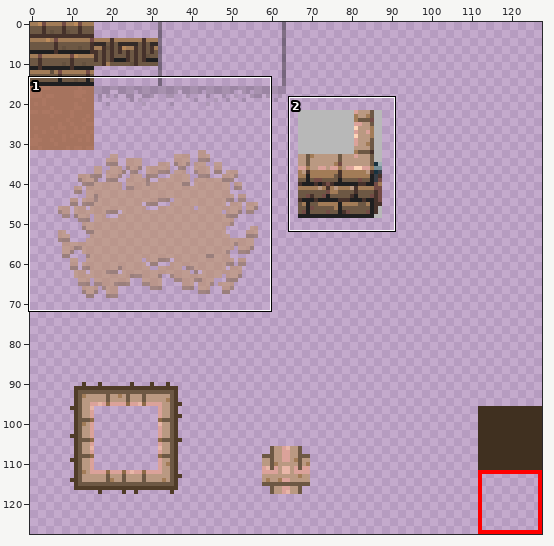
File history of a sprite sheet, assets/sprites/dungeon.png. Above, an overview of the earlier version with the close-up marked.
Close-up. Old version:
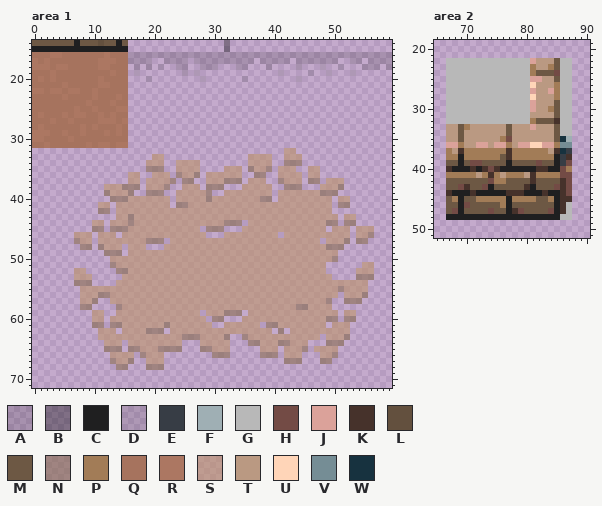
The file is 128x128 pixels. Colours within 5 levels of each other are drawn and written as one. Shown: area 1: x 0..59, y 14..71; area 2: x 65..90, y 19..51.
Palette (. is transparent): A #00000026  B #00000059  C #1f1f20  D #33333326  E #373d45  F #9fafb4  G #b8b8b8  H #734b45  J #dba29a  K #46322b  L #63503e  M #6d5844  N #886b4f99  P #a27c57  Q #a6735e  R #ac7762  S #bc926999  T #ba9982  U #ffd5b8  V #758d95  W #17323f
Once edited:
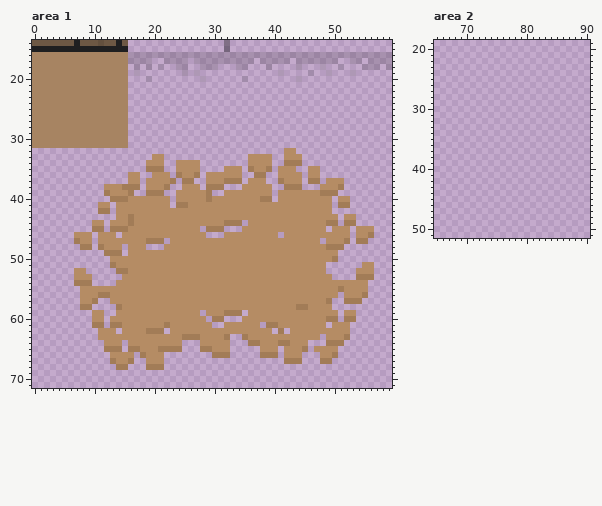
From old to new:
colour Q: #a6735e -> #a78462
colour S: #bc926999 -> #b58c64
Changed rows in their new state; - is a pixel that keeps its letter.
Area 1:
first column x 0:
16 ---QQ-------Q--------------------------------------------
17 Q-Q--------QQQ-------------------------------------------
18 QQQ-QQ-----QQ--------------------------------------------
19 ---Q---------Q-------------------------------------------
20 -Q-Q-------Q---------------------------------------------
21 -----Q-----QQ--------------------------------------------
22 QQ-QQ-QQ--Q----------------------------------------------
23 -----Q----Q---Q------------------------------------------
24 ---------Q---Q-------------------------------------------
25 -------Q--Q---QQ-----------------------------------------
26 -Q---Q-QQ--Q-Q-------------------------------------------
27 ---Q--Q----QQQ-Q-----------------------------------------
28 -Q------Q-Q---Q------------------------------------------
29 QQQ--Q--Q---Q-Q------------------------------------------
30 QQ----Q--------------------------------------------------
31 --Q------Q-QQ-QQ-----------------------------------------
34 ------------------------------------------PPP------------
35 -------------------PPP--------------P--P-----------------
36 ------------------------P--P---------PP------------------
37 -----------------------P-PP-----PPP------P----PP---------
38 ---------------PPP----P------PPP----------PPP------P-----
39 ------------P---P--PPP-------P------------------PPP------
40 -------------PPP-------------P--------PP-----------------
41 ------------------------PP-------------------------PP----
42 -----------PP--------------------------------------------
43 ----------------P----------------------------------------
44 ----------------P---------------PPP--------------PP-PP---
45 ----------PP-PPP-------------PPP-------------------------
46 --------------------------------------------------------P
47 -------P-----------PPP------------------------------P-PP-
48 --------PP-P-------------------------------------PPP-----
49 ------------PPP------------------------------------------
50 --------------------------------------------------P------
51 -------------P-------------------------------------------
52 --------------PP-----------------------------------------
53 ------------------------------------------------------PPP
54 -------PPP-----------------------------------------------
55 ---------------------------------------------------P-----
56 -----------PP------------------------------------------P-
57 ----------P--------------------------------------P--PPP--
58 --------PP----P-----------------------------PP-----------
59 --------------------------------PPP----------------------
60 ------------------------------PP-----------------PP-PP---
61 ----------PP-PP-------P----------------PP----------------
62 -------------------PPP-------------------P---------------
63 -------------------------PPP----P--P----------------P----
64 ------------------------------------PP---PP------PPP-----
65 ------------PPP-PP---PPPP---PP---------------P-----------
66 ------------------P-----------PPP-----PPP---------P------
67 -------------P--P-------------------------PPP---PP-------
68 --------------PP---PPP-----------------------------------
Area 2:
first column x 67:
22 .....................
23 .....................
24 .....................
25 .....................
26 .....................
27 .....................
28 .....................
29 .....................
30 .....................
31 .....................
32 .....................
33 .....................
34 .....................
35 .....................
36 .....................
37 .....................
38 .....................
39 .....................
40 .....................
41 .....................
42 .....................
43 .....................
44 .....................
45 .....................
46 .....................
47 .....................
48 .....................
Changed places in both close-ups, as pixel boxes (x1, y1, x2, y2):
changed: (32, 52, 374, 370)
erased: (446, 58, 572, 220)
